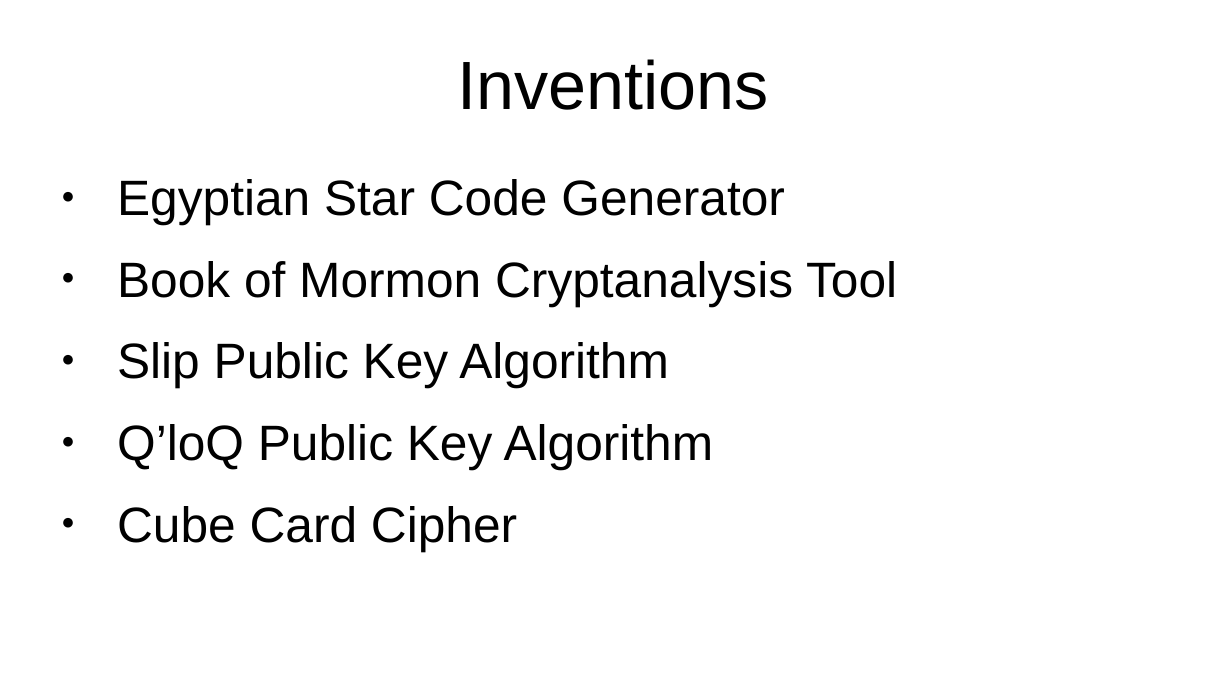
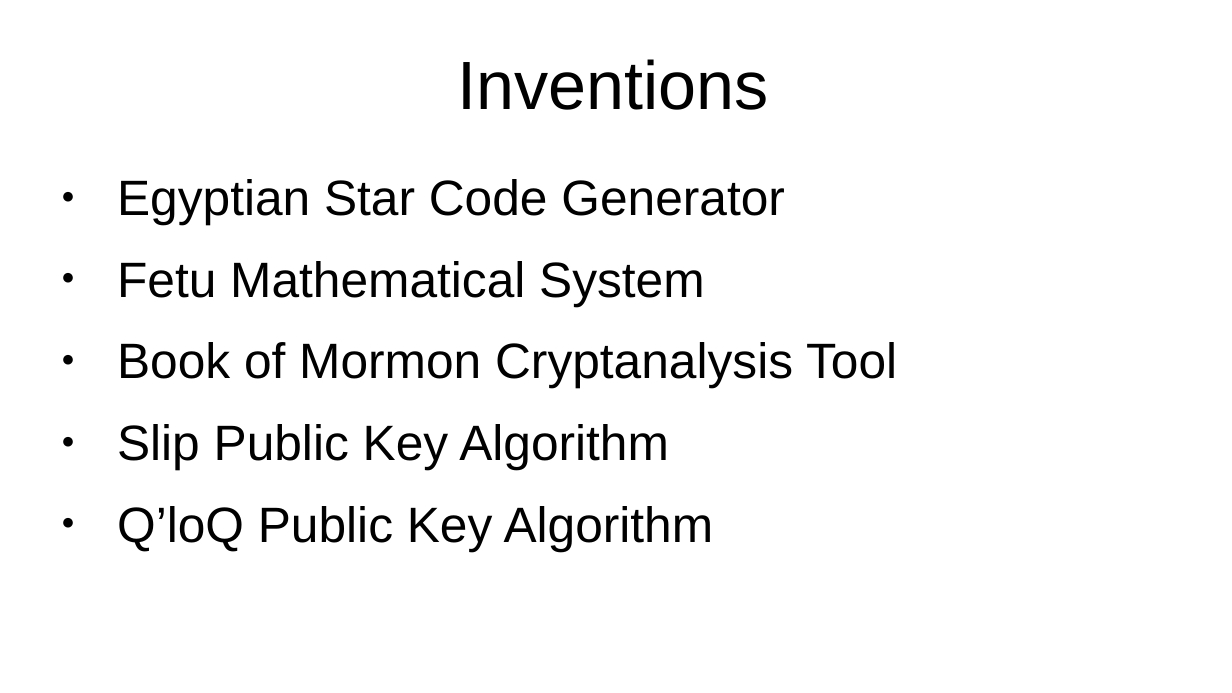
Before and after one commit to pvial00/Pitch, a slide deck: slide 3 of KryptoMagick Pitch.pptx. Drawn at 1232x693 pixels with LibreOffice and Linux fonts; fonts in the diff are those of the drawing. Boxes give left, top, right and bottom in pixels: in the first picture for what was removed or moved away, otherwise in the second. Text is boxed around its words. In the diff, an @@ line names an element or a change of style, - is before the commit and + after.

```diff
--- a/KryptoMagick Pitch.pptx
+++ b/KryptoMagick Pitch.pptx
@@ text at [117, 261, 705, 306]: paragraph added @@
+● Fetu Mathematical System
@@ text at [117, 506, 517, 551]: paragraph removed @@
-● Cube Card Cipher
```
Also in this commit, not shown: 2 other slides changed, 3 slides added, 1 slide removed, 1 other file.
